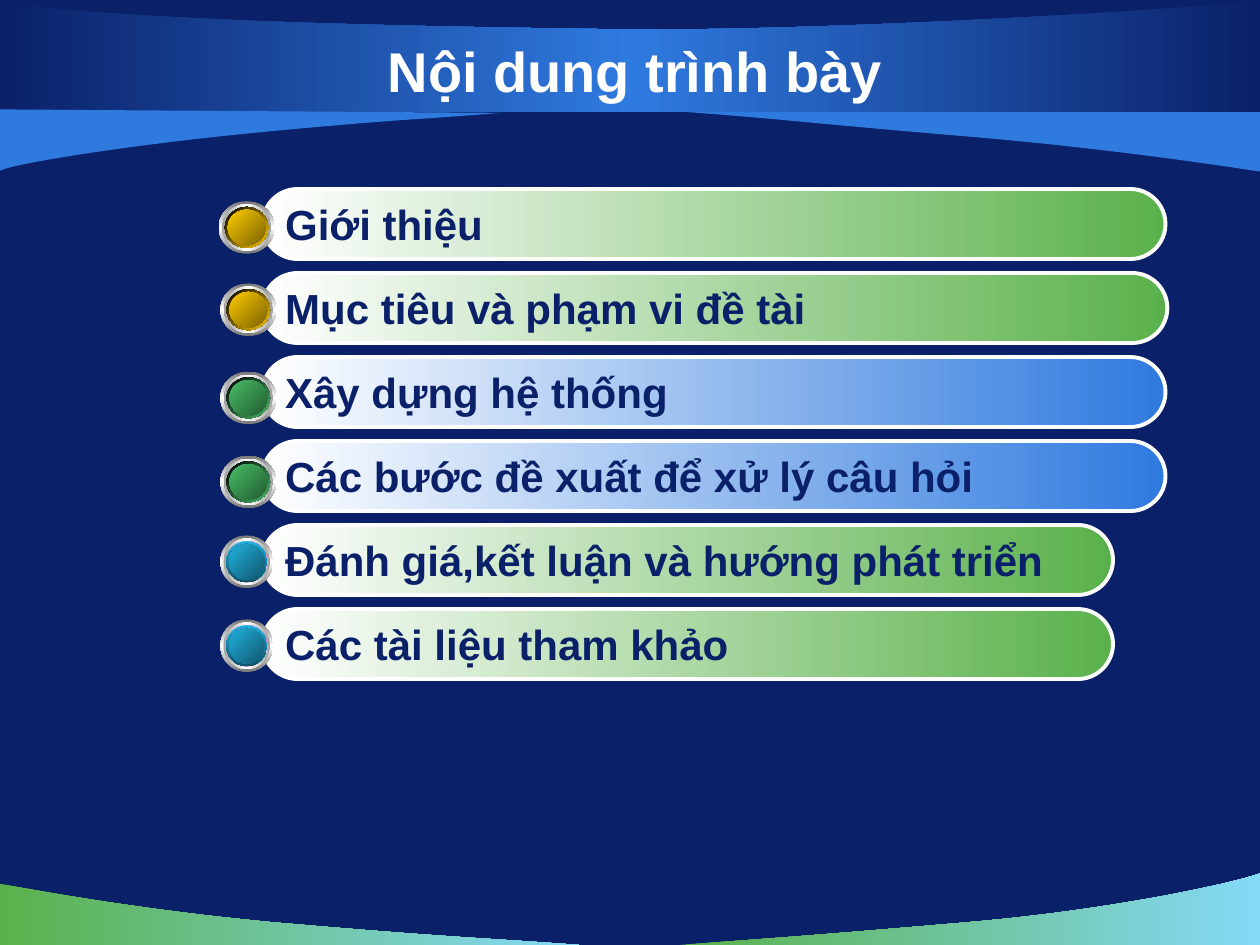
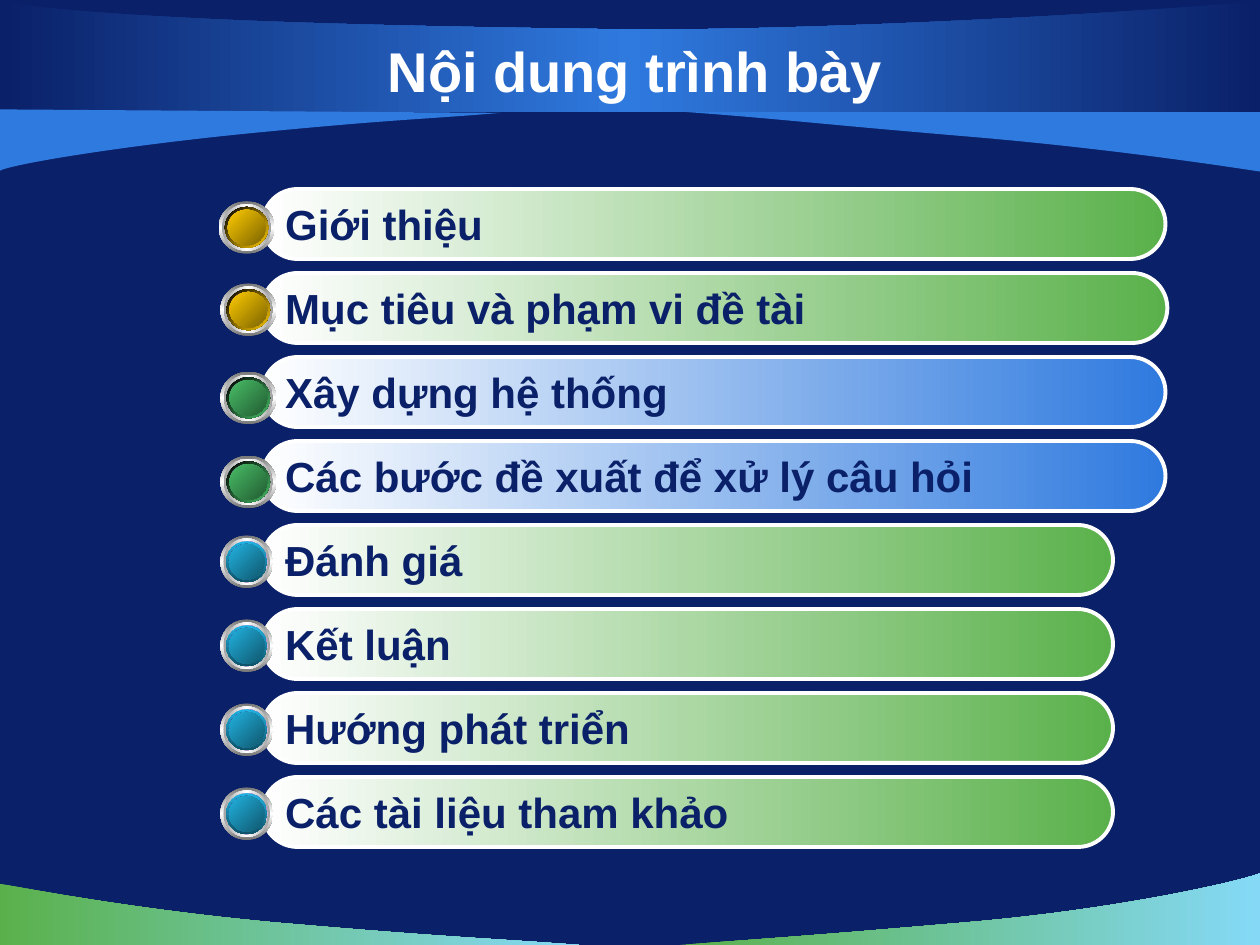
Before and after one commit to hungntit/filnalproject, a slide deck: slide 2 of De Cuong/bao cao luan van/slide 0.4.pptx. Drawn at 1260x945 pixels with LibreOffice and Linux fonts; fonts in the diff are those of the drawing; background and template pictures are left out. Boxes give left, top, right and bottom in pixels: in the first picture for what was removed or moved away, otherwise in the second. Text is boxed around its words. In the diff, an @@ line names an element or a change of style, - is before the commit and + after.

```diff
--- a/De Cuong/bao cao luan van/slide 0.4.pptx
+++ b/De Cuong/bao cao luan van/slide 0.4.pptx
@@ text in rounded rectangle at [285,545,463,585]: text changed @@
-Đánh giá,kết luận và hướng phát triển
+Đánh giá
@@ text in rounded rectangle at [285,627,450,668]: text changed @@
-Các tài liệu tham khảo
+Kết luận
@@ group added at [220,703,273,756]: 6 ellipses @@
@@ rounded rectangle added at [262,693,1113,764], fill gradient #FFFFFF to #5AB14B, outline #FFFFFF 2.25 pt, 24 pt, text #0A2068, bold @@
+Hướng phát triển
@@ rounded rectangle added at [262,777,1113,848], fill gradient #FFFFFF to #5AB14B, outline #FFFFFF 2.25 pt, 24 pt, text #0A2068, bold @@
+Các tài liệu tham khảo
@@ group added at [220,788,273,840]: 6 ellipses @@
```
Also in this commit, not shown: 2 other slides changed, 1 other file.
